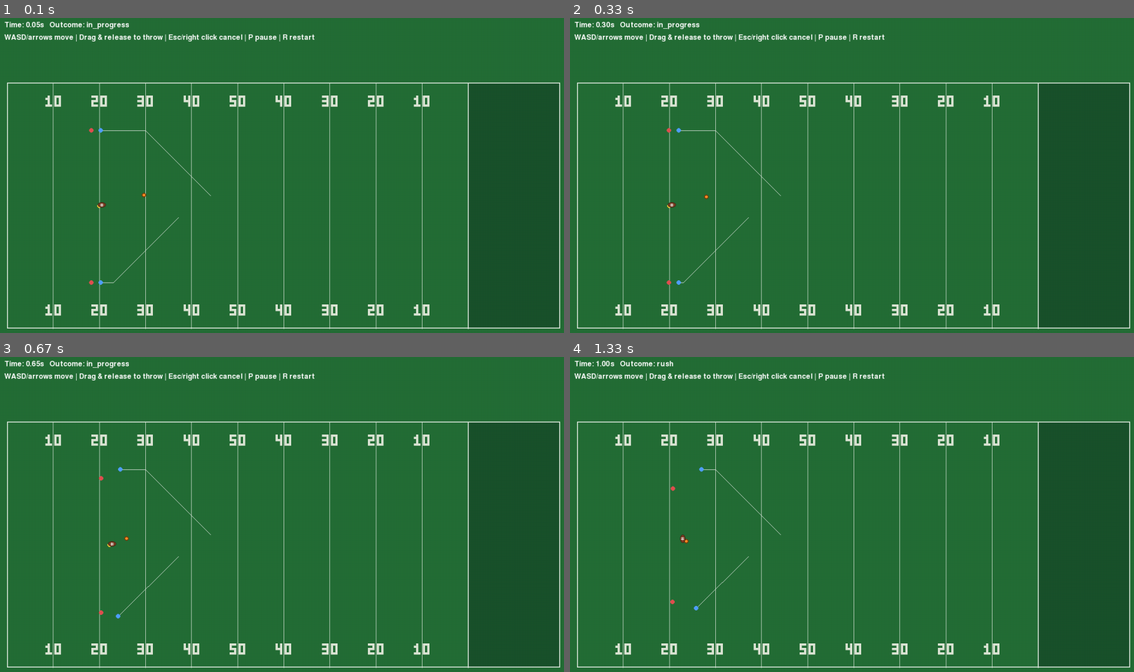
Above: before the commit, frames 1-4 (two rows, left to right).
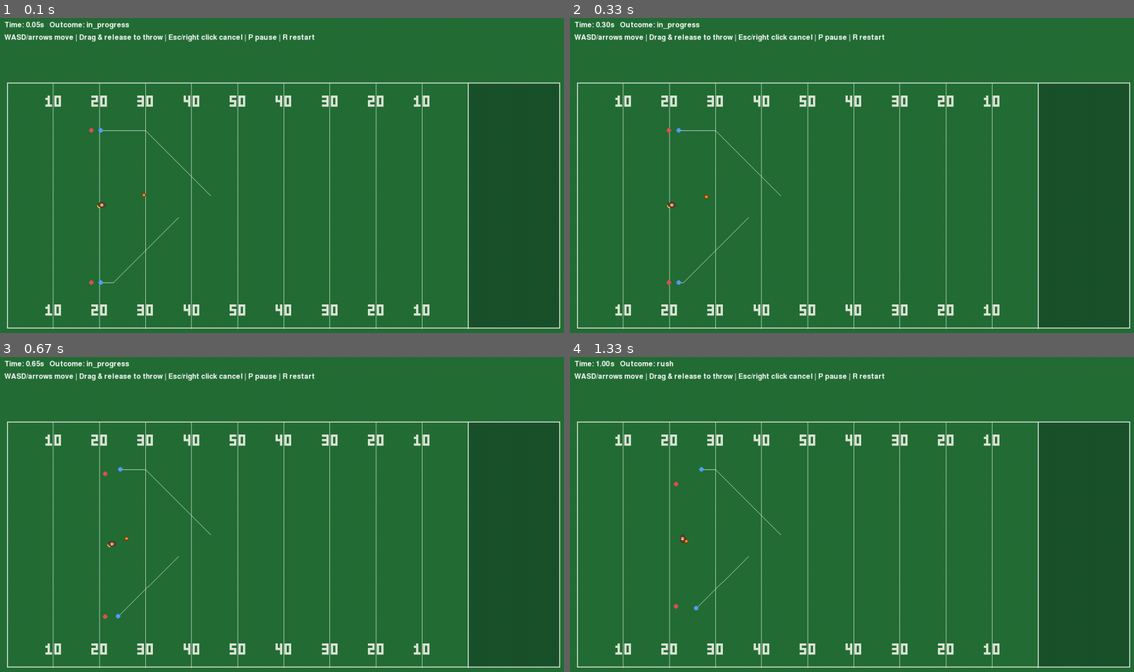
Above: after the commit, the same moments.

Repository: pedroolib/football-sim-rl
Game: pygame game, started from src/qb_sim/ui/pygame_app.py
Same seed, same stepped clock (60 frames per second), same inputs: the game is played once before the commit and once after it.
Inputs (mouse positions are in pixels of both pictures, inside the frame that each line leads up to):
- Up to frame 1 (0.1 s): no input
- Up to frame 2 (0.33 s): no input
- Up to frame 3 (0.67 s): hold Right from 0.33 s (still down); move the mouse to (259, 530) at 0.37 s
- Up to frame 4 (1.33 s): release Right at 0.8 s; hold Up 0.83-1.13 s

Frames 1-2 are identical in both runs. In frame 3, less than 0.1% of the frame differs, in the area x 17-20%, y 36-84%; in frame 4, less than 0.1%, in the area x 17-20%, y 39-81%.

Commit message:
fix: qb run margin at the line of scrimmage

Diff:
--- a/src/qb_sim/config.py
+++ b/src/qb_sim/config.py
@@ -40,6 +40,7 @@
     max_arc_height: float = 6.0
     carrier_fatigue_per_second: float = 0.0
     carrier_min_speed_factor: float = 0.55
+    qb_run_margin_yards: float = 1.0
     tackle_radius: float = 1.0
     go_length_yards: float = 30.0
     slant_break_yards: float = 3.0
@@ -120,6 +121,8 @@
                 raise ValueError(f"{name} must be non-negative")
         if not 0.0 <= self.carrier_min_speed_factor <= 1.0:
             raise ValueError("carrier_min_speed_factor must be between 0 and 1")
+        if self.qb_run_margin_yards < 0.0:
+            raise ValueError("qb_run_margin_yards must be non-negative")
         if self.pressure_radius <= 0.0:
             raise ValueError("pressure_radius must be positive")
 
--- a/src/qb_sim/rules/play.py
+++ b/src/qb_sim/rules/play.py
@@ -352,7 +352,8 @@
         )
 
     def _quarterback_past_the_line(self) -> bool:
-        return float(self.state.player(_QB_ID).position[0]) > self._line_of_scrimmage
+        threshold = self._line_of_scrimmage + self.config.qb_run_margin_yards
+        return float(self.state.player(_QB_ID).position[0]) > threshold
 
     def _start_qb_run(self) -> None:
         """Convert a quarterback past the line of scrimmage into the carrier.
--- a/tests/test_qb_rush.py
+++ b/tests/test_qb_rush.py
@@ -32,23 +32,24 @@
 
 
 def test_qb_crossing_the_los_and_being_tackled_is_a_rush() -> None:
-    config = replace(ZERO_DEVIATION, defender_starts=((21.5, 26.65), (0.0, 0.0)))
+    config = replace(ZERO_DEVIATION, defender_starts=((22.0, 26.65), (0.0, 0.0)))
     play = Play(config)
 
     state = play.step({"qb": FORWARD})
-    assert state.ball.status is BallStatus.CARRIED
-    assert state.carrier_id == "qb"
-
-    state = play.step({"qb": FORWARD})
+    assert state.carrier_id is None
+    assert state.ball.status is BallStatus.HELD
+
+    for _ in range(3):
+        state = play.step({"qb": FORWARD})
 
     assert state.outcome is PlayOutcome.RUSH
     assert state.carrier_id == "qb"
     assert state.ball.status is BallStatus.DEAD
-    assert state.player("qb").position[0] == pytest.approx(20.65)
+    assert state.player("qb").position[0] == pytest.approx(21.3)
 
 
 def test_rush_spot_is_the_quarterback_position_and_gains_yards() -> None:
-    config = replace(ZERO_DEVIATION, defender_starts=((21.5, 26.65), (0.0, 0.0)))
+    config = replace(ZERO_DEVIATION, defender_starts=((22.0, 26.65), (0.0, 0.0)))
     drive = Drive(config, DriveConfig(los_range=(20.0, 20.0)), seed=1)
     play = drive.start_play()
 
@@ -57,8 +58,8 @@
 
     assert state.outcome is PlayOutcome.RUSH
     assert result.outcome is PlayOutcome.RUSH
-    assert result.spot == pytest.approx(20.65)
-    assert result.yards == pytest.approx(0.65)
+    assert result.spot == pytest.approx(21.3)
+    assert result.yards == pytest.approx(1.3)
     assert result.yards > 0.0
     assert result.throw_distance is None
 
@@ -130,11 +131,12 @@
     config = replace(ZERO_DEVIATION, defender_starts=((30.0, 26.65), (0.0, 0.0)))
     play = Play(config)
 
-    state = play.step({"qb": FORWARD})
-    assert state.carrier_id == "qb"
-
-    state = play.step({"qb": BACKWARD})
-    state = play.step({"qb": BACKWARD})
+    for _ in range(4):
+        state = play.step({"qb": FORWARD})
+    assert state.carrier_id == "qb"
+
+    for _ in range(5):
+        state = play.step({"qb": BACKWARD})
 
     assert state.outcome is PlayOutcome.IN_PROGRESS
     assert state.carrier_id == "qb"
@@ -144,7 +146,8 @@
 
 def test_qb_cannot_throw_after_crossing_the_los() -> None:
     play = Play(ZERO_DEVIATION)
-    play.step({"qb": FORWARD})
+    for _ in range(4):
+        play.step({"qb": FORWARD})
 
     with pytest.raises(ValueError):
         play.throw_to(vec2(60.0, 26.65))
@@ -153,9 +156,10 @@
 
 
 def test_coverage_defender_chases_the_running_quarterback() -> None:
-    config = replace(ZERO_DEVIATION, defender_starts=((21.5, 26.65), (18.0, 10.0)))
-    play = Play(config)
-    state = play.step({"qb": FORWARD})
+    config = replace(ZERO_DEVIATION, defender_starts=((22.5, 26.65), (18.0, 10.0)))
+    play = Play(config)
+    for _ in range(4):
+        state = play.step({"qb": FORWARD})
     assert state.carrier_id == "qb"
 
     cb1 = ManCoverageController(
@@ -199,3 +203,43 @@
 
     assert first == second
     assert first[-1][1] is PlayOutcome.RUSH
+
+
+def test_qb_inside_the_run_margin_is_not_a_runner_and_can_throw() -> None:
+    play = Play(ZERO_DEVIATION)
+    play.state.player("qb").position = vec2(20.5, 26.65)
+
+    state = play.step()
+
+    assert state.carrier_id is None
+    assert state.ball.status is BallStatus.HELD
+
+    play.throw_to(vec2(60.0, 26.65))
+
+    assert play.state.ball.status is BallStatus.IN_FLIGHT
+
+
+def test_qb_tackled_inside_the_run_margin_is_sacked() -> None:
+    config = replace(ZERO_DEVIATION, defender_starts=((21.0, 26.65), (0.0, 0.0)))
+    play = Play(config)
+    play.state.player("qb").position = vec2(20.5, 26.65)
+
+    state = play.step()
+
+    assert state.outcome is PlayOutcome.SACK
+    assert state.carrier_id is None
+
+
+def test_qb_beyond_the_run_margin_becomes_a_runner() -> None:
+    play = Play(ZERO_DEVIATION)
+    play.state.player("qb").position = vec2(21.5, 26.65)
+
+    state = play.step()
+
+    assert state.carrier_id == "qb"
+    assert state.ball.status is BallStatus.CARRIED
+
+
+def test_run_margin_must_be_non_negative() -> None:
+    with pytest.raises(ValueError):
+        replace(ZERO_DEVIATION, qb_run_margin_yards=-0.1)
